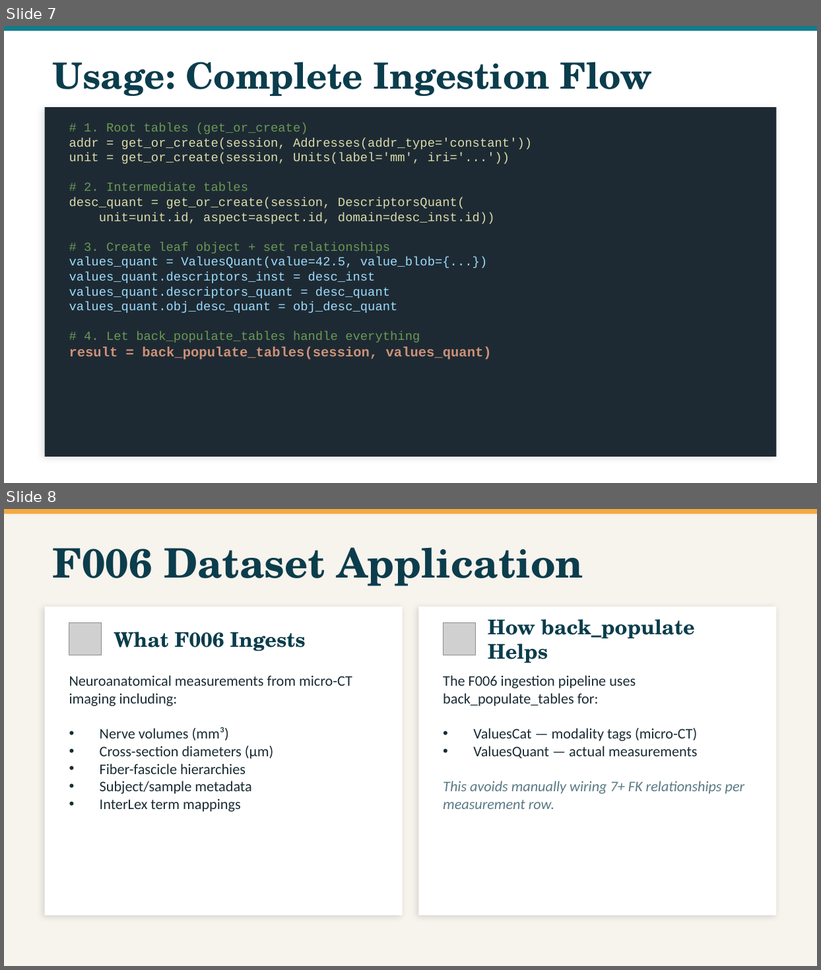
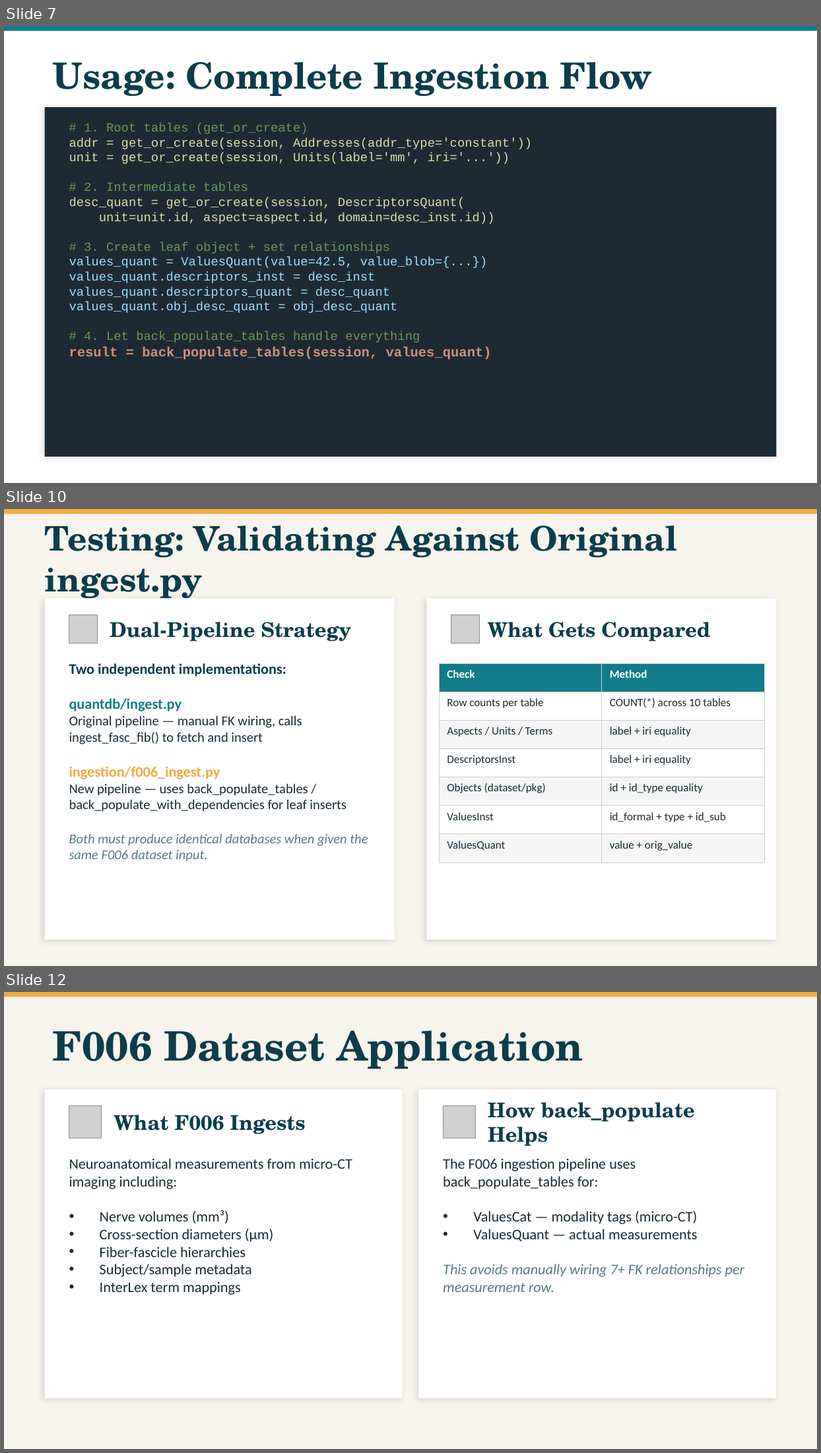
Before and after one commit to tmsincomb/quantitative-db, a slide deck: back_populate_tables.pptx. Shown one above the other, each under a label of ours: slides 7 and 8 before the commit, slides 7, 10 and 12 after it; the slides between them are not shown. The pictures are 821x970 and 821x1453 pixels, drawn with LibreOffice and Linux fonts; fonts in the diff are those of the drawing; grey boxes stand for pictures. Boxes give left, top, right and bottom in pixels: in the first picture for what was removed or moved away, otherwise in the second. Text is boxed around its words. In the diff, an @@ line names an element or a change of style, - is before the commit and + after.

```diff
--- a/back_populate_tables.pptx
+++ b/back_populate_tables.pptx
@@ slide 10 added at bbox=[4, 509, 817, 966], background #F7F3ED @@
@@ rectangle added at bbox=[4, 509, 817, 514], fill #F4A940 @@
@@ text added at bbox=[45, 525, 677, 598], 30 pt, text #0B3D4C, bold @@
+Testing: Validating Against Original ingest.py
@@ rectangle added at bbox=[45, 599, 394, 940], fill #FFFFFF @@
@@ rectangle added at bbox=[427, 599, 776, 940], fill #FFFFFF @@
@@ picture added at bbox=[69, 615, 98, 643] @@
@@ text added at bbox=[110, 622, 351, 642], 18 pt, text #0B3D4C, bold @@
+Dual-Pipeline Strategy
@@ picture added at bbox=[451, 615, 480, 643] @@
@@ text added at bbox=[488, 622, 710, 642], 18 pt, text #0B3D4C, bold @@
+What Gets Compared
@@ text added at bbox=[69, 663, 368, 862], 12 pt, text #1A2B33 @@
+Two independent implementations:
+quantdb/ingest.py
+Original pipeline — manual FK wiring, calls ingest_fasc_fib() to fetch and insert
+ingestion/f006_ingest.py
+New pipeline — uses back_populate_tables / back_populate_with_dependencies for leaf inserts
+Both must produce identical databases when given the same F006 dataset input.
@@ table added at bbox=[439, 663, 764, 854], 7 rows, 2 columns @@
+Check | Method
+Row counts per table | COUNT(*) across 10 tables
+Aspects / Units / Terms | label + iri equality
+DescriptorsInst | label + iri equality
+Objects (dataset/pkg) | id + id_type equality
+ValuesInst | id_formal + type + id_sub
+ValuesQuant | value + orig_value
@@ what was slide 8 is now slide 12 @@
```
Also in this commit, not shown: 3 other slides added, 1 other file.
